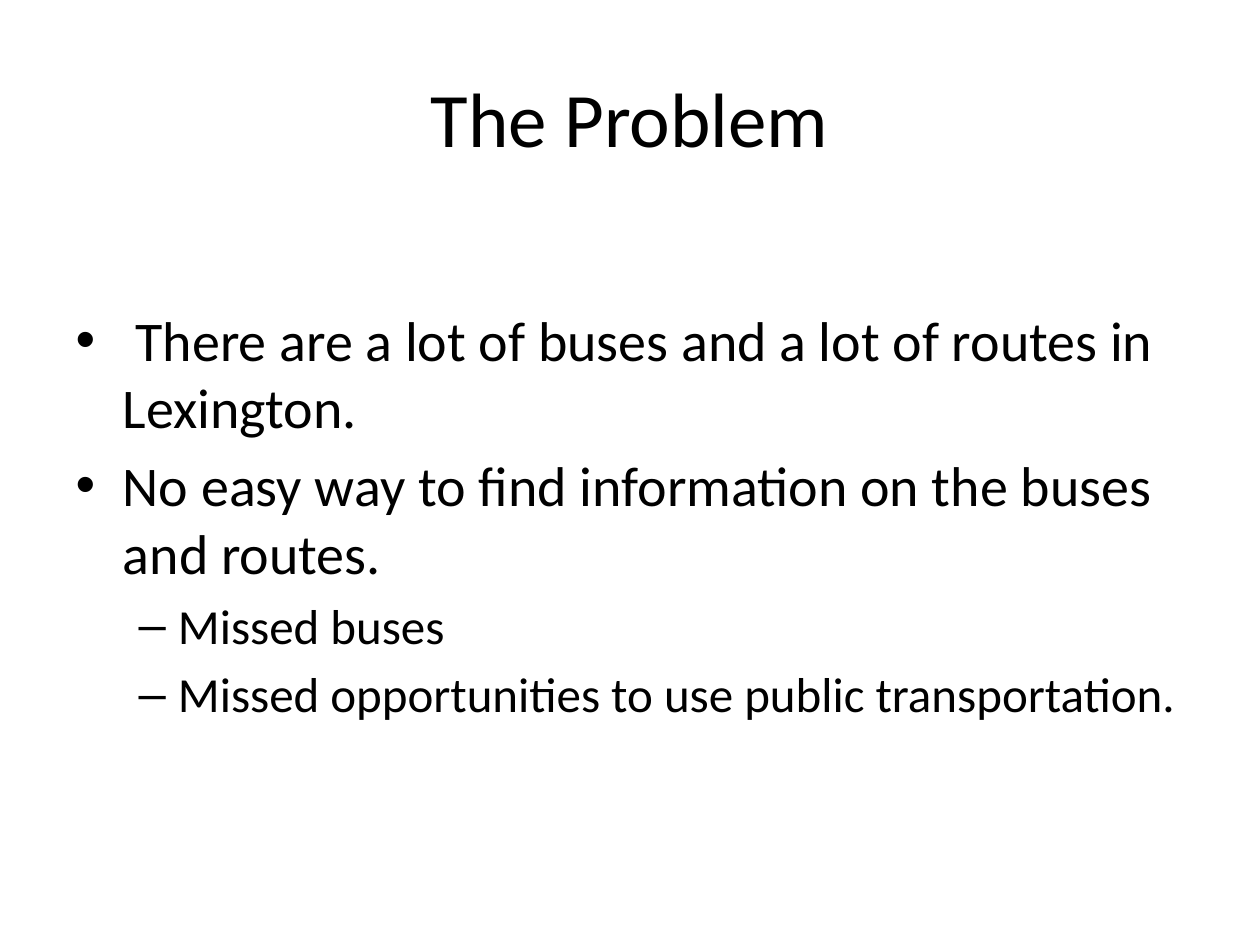
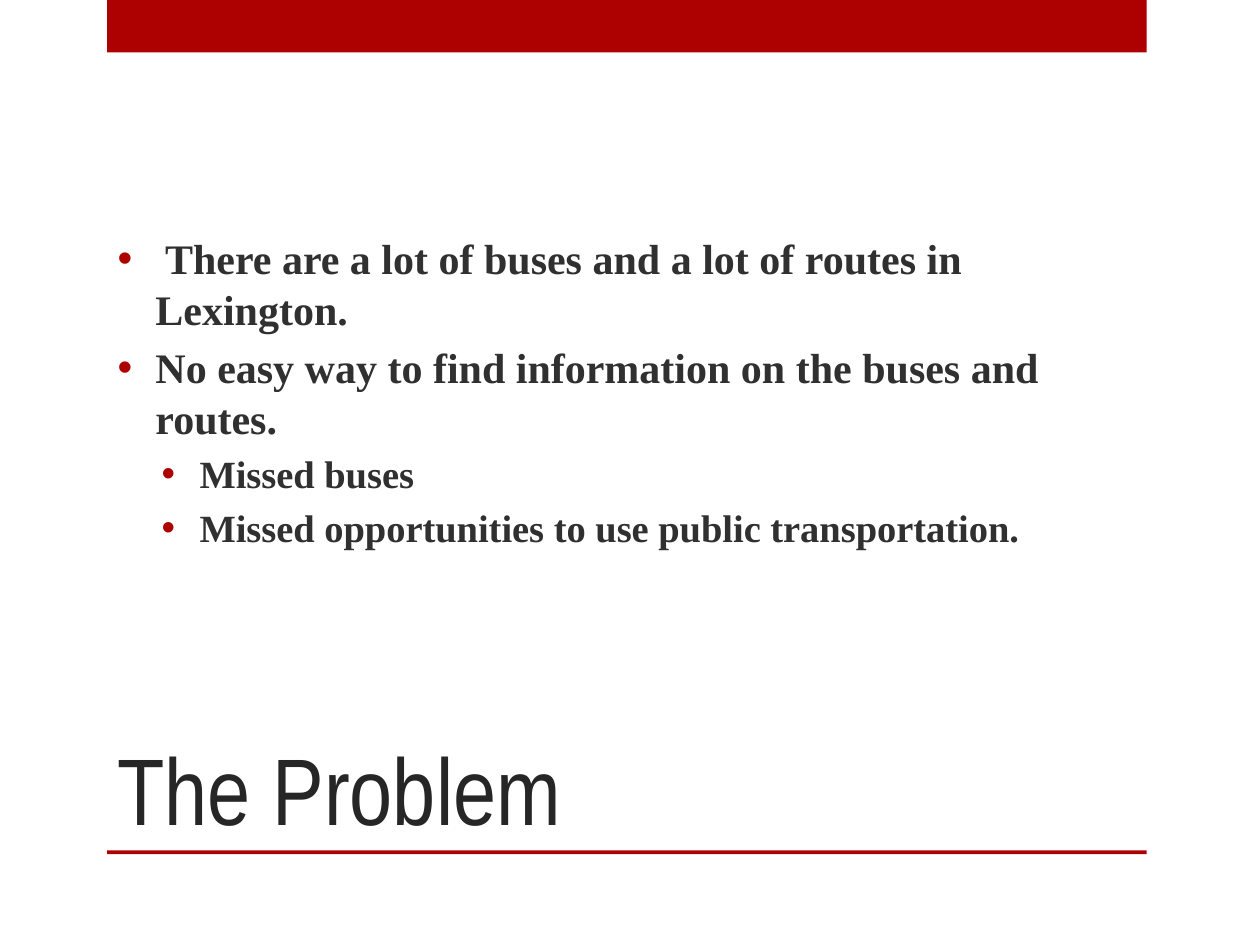
Before and after one commit to UKOpenLexingtonSeniorDesign/presentation, a slide deck: slide 2 of Presentation1.pptx. Drawn at 1260x945 pixels with LibreOffice and Linux fonts; fonts in the diff are those of the drawing; background and template pictures are left out. Boxes give left, top, right and bottom in pixels: in the first picture for what was removed or moved away, otherwise in the second. Text is boxed around its words. In the diff, an @@ line names an element or a change of style, - is before the commit and + after.

Commit message:
Applied a design template and made small changes

```diff
--- a/Presentation1.pptx
+++ b/Presentation1.pptx
@@ background #FFFFFF to picture (left out) @@
@@ rectangle added at (107,0,1147,53), fill #AD0101 @@
@@ text "There are a lot of ...": place and size @@
-text "There are a lot of ..." at (123,322,1175,720)
+text "There are a lot of ..." at (155,244,1039,550)
@@ text "There are a lot of ..." at (155,244,1039,550): size 32 to 24 pt in "There are a lot of buses and ...", "No easy way to find information on ..."; font Calibri to Times New Roman, text colour #000000 to #303030, bold on; size 28 to 22 pt in "Missed buses", "Missed opportunities to use public transportation."; indent changed; less space between paragraphs; bullet – to •; vertical alignment top to middle @@
@@ title "The Problem": place and size @@
-title "The Problem" at (431,93,829,148)
+title "The Problem" at (118,756,561,826)
@@ title "The Problem" at (118,756,561,826): size 44 to 54 pt, font Calibri to Arial Narrow, text colour #000000 to #C9C9C9; alignment centre to left; vertical alignment middle to bottom @@
@@ rectangle added at (107,850,1147,854), fill #AD0101 @@
```
Also in this commit, not shown: 11 other slides changed.
